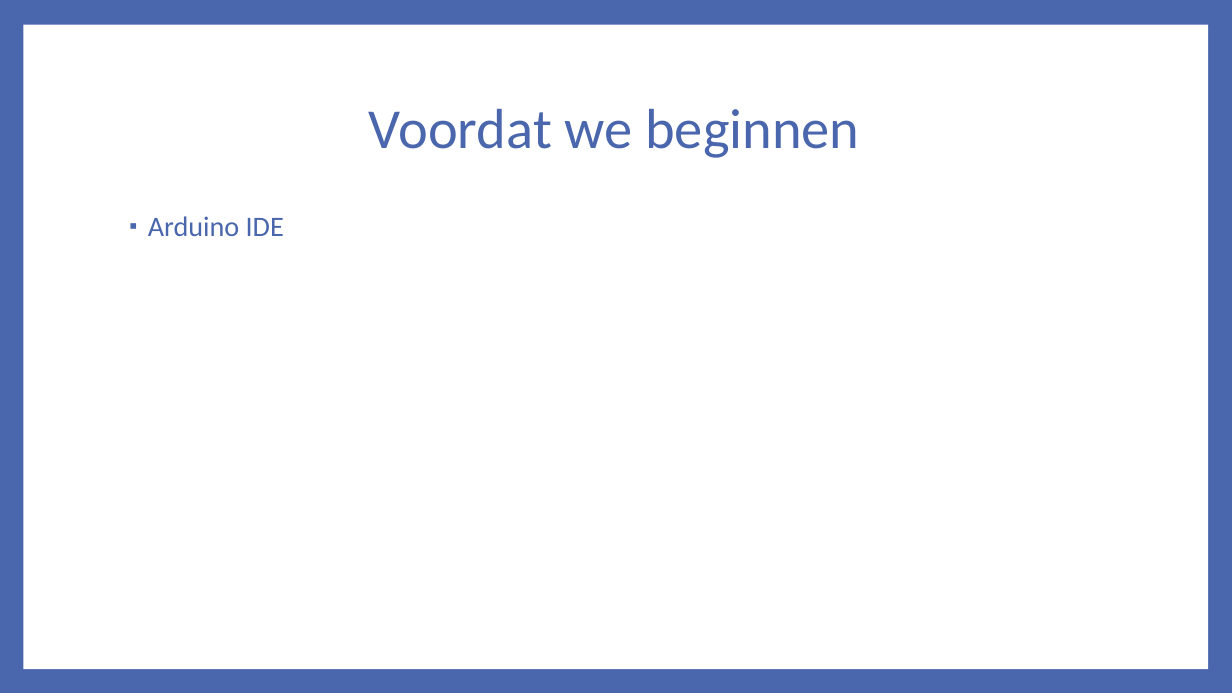
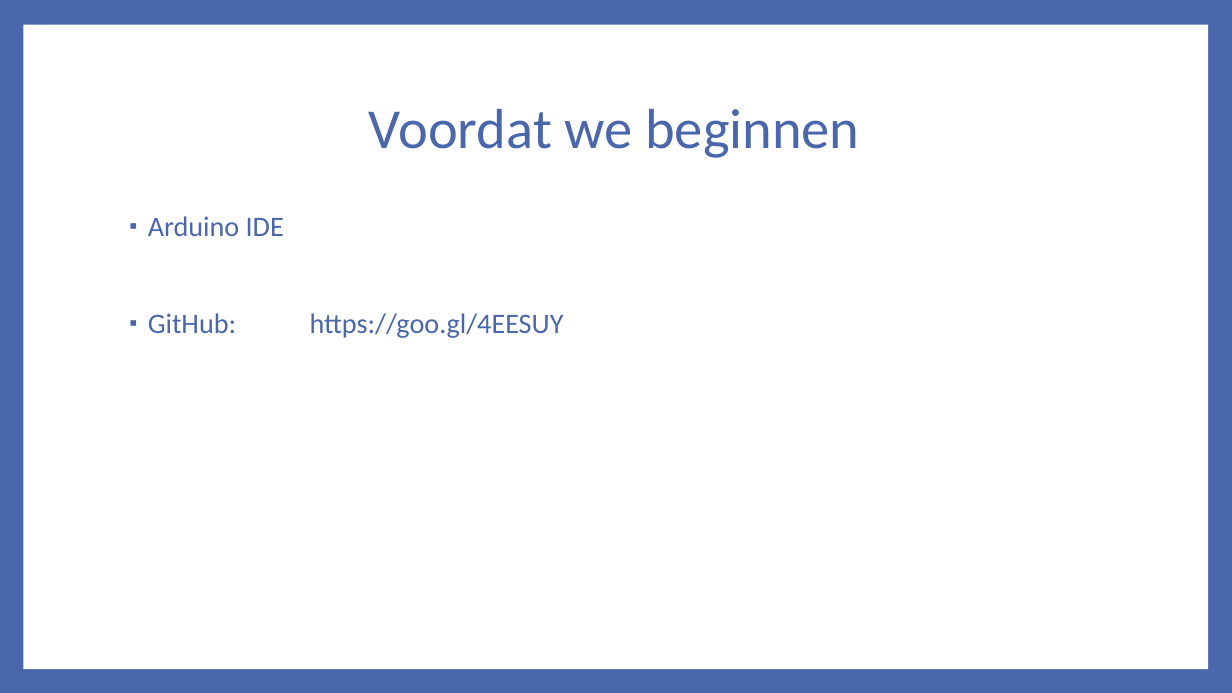
Before and after one commit to jeroenvanhattem/Arduino-Workshop, a slide deck: slide 2 of Documents/Arduino Basics.pptx. Drawn at 1232x693 pixels with LibreOffice and Linux fonts; fonts in the diff are those of the drawing. Boxes give left, top, right and bottom in pixels: in the first picture for what was removed or moved away, otherwise in the second. Text is boxed around its words. In the diff, an @@ line names an element or a change of style, - is before the commit and + after.

```diff
--- a/Documents/Arduino Basics.pptx
+++ b/Documents/Arduino Basics.pptx
@@ text at box(148, 313, 564, 338): paragraph added @@
+▪ GitHub: https://goo.gl/4EESUY
```
Also in this commit, not shown: 7 other files.
